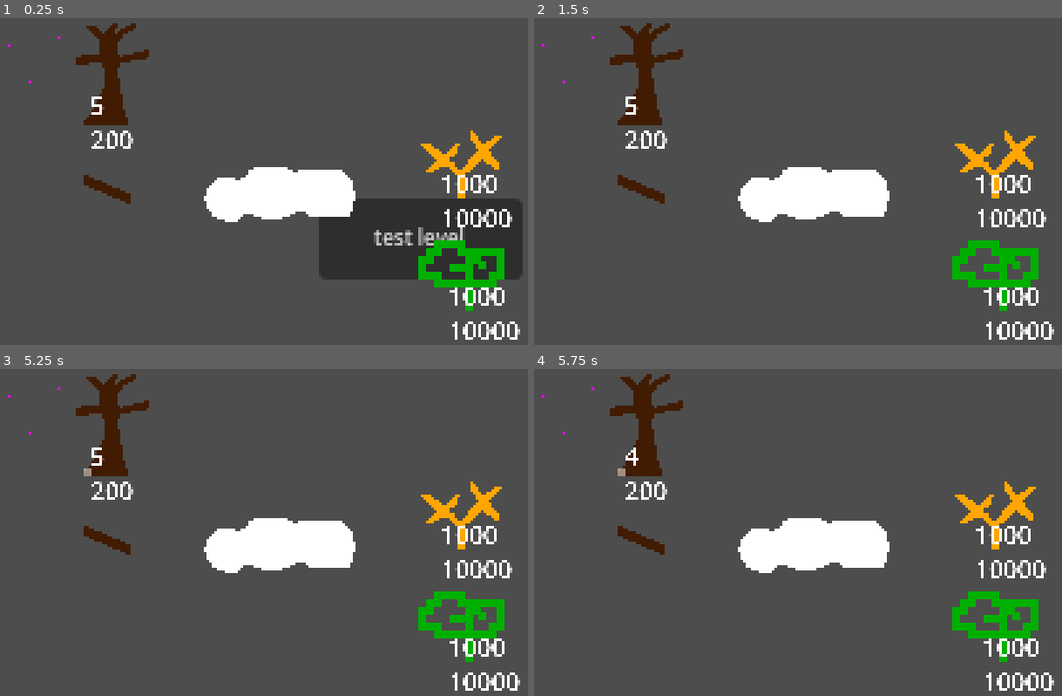
Above: before the commit, frames 1-4 (two rows, left to right).
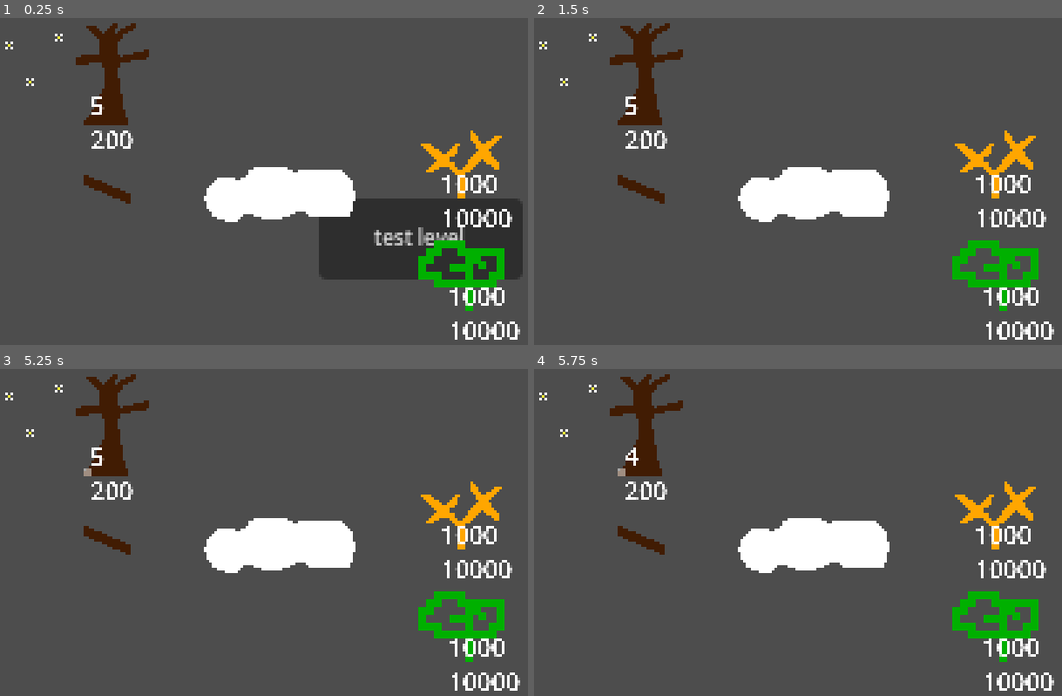
Above: after the commit, the same moments.

Repository: kev9268/ABSlowJam3
Game: Godot game, scene res://scenes/level_hub.tscn
Two runs of this game, one before a commit and one after it. Both use one fixed random seed, a clock stepped at 60 frames per second and the inputs below.
Inputs (mouse positions are in pixels of both pictures, inside the frame that each line leads up to):
- Up to frame 1 (0.25 s): no input
- Up to frame 2 (1.5 s): click "test level" at 0.5 s; tap Enter at 1.25 s; move the mouse to (951, 155) at 1.27 s; press the mouse at (951, 155) at 1.28 s
- Up to frame 3 (5.25 s): tap U (undo) at 1.55, 2.1, 3.05, 3.6, 4.55, 5.1 s; tap R (restart) every 0.75 s from 2 to 5 s; move the mouse to (153, 542) at 2.02 s; release the mouse at (153, 542) at 2.03 s; click (153, 542) at 2.3 s; move the mouse to (337, 447) at 2.77 s; press the mouse at (337, 447) at 2.78 s; move the mouse to (248, 594) at 3.52 s; release the mouse at (248, 594) at 3.53 s; click (248, 594) at 3.8 s; move the mouse to (464, 578) at 4.27 s; press the mouse at (464, 578) at 4.28 s; move the mouse to (89, 470) at 5.02 s; release the mouse at (89, 470) at 5.03 s
- Up to frame 4 (5.75 s): click (623, 470) at 5.3 s

The runs differ from the first frame. In frame 1, less than 0.1% of the frame differs, in the area x 0-12%, y 4-21%; in frame 2, less than 0.1%; in frame 3, less than 0.1%; in frame 4, less than 0.1%.

Commit message:
Flower bloom issue 27 (#29)
* flower asset and bloom

* flower push and undo

Diff:
--- a/scenes/draw_tree.gd
+++ b/scenes/draw_tree.gd
@@ -46,21 +46,30 @@
 
 
 var root_data = {}
+#var items_collected = {}
+var history_collected = {}
 
 # Called when the node enters the scene tree for the first time.
 func _ready() -> void:
 	tree_children = get_children()
-	scan_for_tree_group()
-
-
-func scan_for_tree_group():
+	scan_for_tree_group(true)
+
+
+func scan_for_tree_group(initialize = false):
 	for root_node : Sprite2D in get_node("RootData").get_children():
 		var root_position = local_to_map(root_node.global_position)
-		root_data[root_node.name] = {
-			"tree_group" : flood_select(root_position, true),
-			"tree_color" : get_cell_atlas_coords(root_position),
-			"node" : root_node,
-		}
+
+		if(initialize):
+			root_data[root_node.name] = {
+				"tree_group" : flood_select(root_position, true),
+				"tree_color" : get_cell_atlas_coords(root_position),
+				"node" : root_node,
+				"collection" : {},
+			}
+		else:
+			root_data[root_node.name]["tree_group"] = flood_select(root_position, true)
+			root_data[root_node.name]["tree_color"] = get_cell_atlas_coords(root_position)
+			root_data[root_node.name]["node"] = root_node
 
 
 # Called every frame. 'delta' is the elapsed time since the previous frame.
@@ -73,6 +82,9 @@
 		return
 
 	var mouse_pos = get_local_mouse_position()
+
+	#for root_name in root_data.keys():
+	#	print(root_data[root_name]["collection"])
 
 	if current_root == null:
 		var found_root = find_root_near_mouse(mouse_pos)
@@ -143,7 +155,7 @@
 func end_click():
 
 	branch_flag = false
-	draw_flag= true
+	draw_flag = true
 	#branch_counter-=1
 	if(current_root != null):
 		add_branch_count(current_root, -1)
@@ -176,10 +188,20 @@
 		root_list.append({
 			"root" : root_data[root_node]["node"],
 			"position" : root_data[root_node]["node"].global_position,
-			"branch" : root_data[root_node]["node"].branch_count
+			"branch" : root_data[root_node]["node"].branch_count,
+			"collection" : root_data[root_node]["collection"].duplicate(true)
 		})
+
 	interactions["roots"] = root_list
+
+	#var collected = {}
+	#for item in items_collected:
+	#	collected[item] = item.global_position
+	#interactions["collected"] = collected
+	#items_collected.clear()
+
 	draw_history.append(interactions)
+
 
 
 func undo_pressed():
@@ -188,18 +210,47 @@
 		end_click()
 		if draw_history.size() > 0:
 			#branch_counter += 1
-			print("test")
 			clear()
 			var world_state = draw_history.pop_back()
 
+
+			var position_difference = Vector2(0,0)
 			for root_node in world_state["roots"]:
 				root_node["root"].branch_count = root_node["branch"]
+				position_difference = root_node["position"] - root_node["root"].global_position
 				root_node["root"].global_position = root_node["position"]
 				update_root_display(root_node["root"])
+
+				#undo collectables
+				for item in root_data[root_node["root"].name]["collection"].keys():
+					#check for differences
+					var just_added = false
+					if not item in root_node["collection"].keys():
+						just_added = true
+
+					if item.has_meta("type") and item.get_meta("type") == "flower":
+						if just_added:
+							item.reset_flower()
+							root_data[root_node["root"].name]["collection"].erase(item)
+						else:
+							var old_position = root_node["collection"][item]["position"]
+							item.global_position = Vector2(old_position)
+							root_data[root_node["root"].name]["collection"][item]["position"] = old_position
+
+					#{
+					#	"root" : root_node["root"].name,
+					#	"position" : root_node["collection"][item][""],
+					#	"just_added" : root_node["collection"]
+					#}
+			#print(items_collected)
+			#print(history_collected)
+
 
 			for type in tile_types.keys():
 				for used_position in world_state[type].keys():
 					set_cell(used_position, tile_types[type], world_state[type][used_position])
+			#print(remove_collected)
+
 
 			previous_color = Vector2i(-1,-1)
 			previous_pixels.clear()
@@ -238,8 +289,7 @@
 			var push_position = direction_to_vector[calculate_mouse_direction()]
 			var flood_info = flood_select(collide_position, false, true)
 			if(move_selected_cells(flood_info[1], push_position)):
-				for root in flood_info[0]:
-					root_data[root]["node"].global_position += Vector2(push_position)
+				move_attachments(flood_info[0], push_position)
 				return true
 	return false
 
@@ -255,6 +305,14 @@
 	for cell in list_of_cells:
 		set_cell(cell+offset, 0, tree_color)
 	return true
+
+func move_attachments(roots, offset):
+	for root in roots:
+		root_data[root]["node"].global_position += Vector2(offset)
+		#print(root_data[root]["collection"])
+		for collection in root_data[root]["collection"].keys():
+			collection.global_position += Vector2(offset)
+			root_data[root]["collection"][collection]["position"] += local_to_map(offset)
 
 var octants = [PI/8, (3*PI)/8, (5*PI)/8, (7*PI)/8]
 func calculate_mouse_direction():
@@ -358,3 +416,23 @@
 func set_draw_count(root_name, value):
 	root_data[root_name]["node"].draw_count = value
 	update_root_display(root_data[root_name]["node"])
+
+func collect_flower(position_collected, flower_node, branch_position):
+
+	scan_for_tree_group()
+	var root_name = search_for_root(position_collected)
+	for adj_position in surround_eight:
+		if root_name == null:
+			root_name = search_for_root(position_collected+adj_position)
+	if(root_name == null):
+		if current_root == null:
+			print("function collect_flower: likely a bug")
+			return
+		root_name = current_root
+
+	var flower_data = {
+		"root" : root_name,
+		"position" : position_collected,
+	}
+	#items_collected[flower_node] = flower_data
+	root_data[root_name]["collection"][flower_node] = flower_data
--- a/scenes/flower.gd
+++ b/scenes/flower.gd
@@ -2,14 +2,17 @@
 
 var surround_eight = [Vector2i(-1,-1),Vector2i(-1,0),Vector2i(-1,1),Vector2i(0,-1),Vector2i(0,0),Vector2i(0,1),Vector2i(1,-1),Vector2i(1,0),Vector2i(1,1)]
 var pos = Vector2i(0,0)
-var tree_tileset = null
+var tree_tileset : TileMapLayer = null
 var buds = null
 #.get_node("Layers/Tree")
+var flower_scene : PackedScene = load("res://scenes/flower.tscn")
 
 var tile_types = {
 	"tree":0,
 	"wall":1,
 }
+
+var flower_data = {}
 
 func _ready() -> void:
 	tree_tileset = get_node("../Tree")
@@ -17,16 +20,24 @@
 	print(buds)
 	print(tree_tileset)
 
+	for bud in buds:
+		var flower_node = flower_scene.instantiate()
+		flower_node.global_position = bud
+		flower_data[bud] = flower_node
+		$FlowerData.add_child(flower_node)
+
 # Called every frame. 'delta' is the elapsed time since the previous frame.
 func _process(delta: float) -> void:
 	var i = 0
 	for bud in buds:
-
+		if flower_data[bud].collected: continue
 		for adj_position in surround_eight:
 			var check_cell = tree_tileset.get_cell_source_id(adj_position+bud)
 			if(check_cell != -1 and check_cell == tile_types["tree"]):
-				print("blossom " + str(i))
+				flower_data[bud].collect_flower()
+				tree_tileset.collect_flower(bud, flower_data[bud], check_cell)
+				#print("blossom " + str(i))
 				break
-			else:
-				print("nothing " + str(i))
+			#else:
+				#print("nothing " + str(i))
 		i+=1
--- /dev/null
+++ b/scenes/flower.tscn
@@ -0,0 +1,95 @@
+[gd_scene load_steps=15 format=3 uid="uid://disf0hll1h8fu"]
+
+[ext_resource type="Texture2D" uid="uid://co1qjrah413kw" path="res://art/flower-Sheet.png" id="1_8x8dx"]
+[ext_resource type="Script" uid="uid://2stqheh8ckrk" path="res://scenes/flower_node.gd" id="2_yoh7s"]
+
+[sub_resource type="AtlasTexture" id="AtlasTexture_yoh7s"]
+atlas = ExtResource("1_8x8dx")
+region = Rect2(0, 0, 9, 9)
+
+[sub_resource type="AtlasTexture" id="AtlasTexture_agc10"]
+atlas = ExtResource("1_8x8dx")
+region = Rect2(9, 0, 9, 9)
+
+[sub_resource type="AtlasTexture" id="AtlasTexture_rqhtc"]
+atlas = ExtResource("1_8x8dx")
+region = Rect2(18, 0, 9, 9)
+
+[sub_resource type="AtlasTexture" id="AtlasTexture_ym8cu"]
+atlas = ExtResource("1_8x8dx")
+region = Rect2(27, 0, 9, 9)
+
+[sub_resource type="AtlasTexture" id="AtlasTexture_1ahwj"]
+atlas = ExtResource("1_8x8dx")
+region = Rect2(36, 0, 9, 9)
+
+[sub_resource type="AtlasTexture" id="AtlasTexture_bv3ss"]
+atlas = ExtResource("1_8x8dx")
+region = Rect2(45, 0, 9, 9)
+
+[sub_resource type="AtlasTexture" id="AtlasTexture_vlpni"]
+atlas = ExtResource("1_8x8dx")
+region = Rect2(54, 0, 9, 9)
+
+[sub_resource type="AtlasTexture" id="AtlasTexture_17csd"]
+atlas = ExtResource("1_8x8dx")
+region = Rect2(63, 0, 9, 9)
+
+[sub_resource type="AtlasTexture" id="AtlasTexture_tucwa"]
+atlas = ExtResource("1_8x8dx")
+region = Rect2(72, 0, 9, 9)
+
+[sub_resource type="AtlasTexture" id="AtlasTexture_jm4k8"]
+atlas = ExtResource("1_8x8dx")
+region = Rect2(81, 0, 9, 9)
+
+[sub_resource type="AtlasTexture" id="AtlasTexture_34oqi"]
+atlas = ExtResource("1_8x8dx")
+region = Rect2(90, 0, 9, 9)
+
+[sub_resource type="SpriteFrames" id="SpriteFrames_6s0i7"]
+animations = [{
+"frames": [{
+"duration": 1.0,
+"texture": SubResource("AtlasTexture_yoh7s")
+}, {
+"duration": 1.0,
+"texture": SubResource("AtlasTexture_agc10")
+}, {
+"duration": 1.0,
+"texture": SubResource("AtlasTexture_rqhtc")
+}, {
+"duration": 1.0,
+"texture": SubResource("AtlasTexture_ym8cu")
+}, {
+"duration": 1.0,
+"texture": SubResource("AtlasTexture_1ahwj")
+}, {
+"duration": 1.0,
+"texture": SubResource("AtlasTexture_bv3ss")
+}, {
+"duration": 1.0,
+"texture": SubResource("AtlasTexture_vlpni")
+}, {
+"duration": 1.0,
+"texture": SubResource("AtlasTexture_17csd")
+}, {
+"duration": 1.0,
+"texture": SubResource("AtlasTexture_tucwa")
+}, {
+"duration": 1.0,
+"texture": SubResource("AtlasTexture_jm4k8")
+}, {
+"duration": 1.0,
+"texture": SubResource("AtlasTexture_34oqi")
+}],
+"loop": false,
+"name": &"default",
+"speed": 10.0
+}]
+
+[node name="Flower" type="AnimatedSprite2D"]
+sprite_frames = SubResource("SpriteFrames_6s0i7")
+offset = Vector2(0.5, 0.5)
+script = ExtResource("2_yoh7s")
+metadata/type = "flower"
--- /dev/null
+++ b/scenes/flower_node.gd
@@ -0,0 +1,20 @@
+extends AnimatedSprite2D
+
+@export var color = "white"
+var collected = false
+var original_position
+
+# Called when the node enters the scene tree for the first time.
+func _ready() -> void:
+	original_position = global_position
+
+
+func collect_flower():
+	collected = true
+	play("default")
+
+func reset_flower():
+	stop()
+	collected = false
+	frame = 0
+	global_position = original_position
--- a/scenes/test_level.tscn
+++ b/scenes/test_level.tscn
@@ -8,15 +8,6 @@
 [ext_resource type="Script" uid="uid://wids4vrb683j" path="res://scenes/draw_tree.gd" id="2_paw1w"]
 [ext_resource type="PackedScene" uid="uid://cd41i8olb8biw" path="res://scenes/root.tscn" id="5_88ety"]
 [ext_resource type="Texture2D" uid="uid://wgp6bofgdoed" path="res://art/cursor.png" id="5_qcd3b"]
-
-[sub_resource type="TileSetAtlasSource" id="TileSetAtlasSource_7gix3"]
-texture = ExtResource("2_ahbqi")
-texture_region_size = Vector2i(1, 1)
-0:0/0 = 0
-
-[sub_resource type="TileSet" id="TileSet_ahbqi"]
-tile_size = Vector2i(1, 1)
-sources/1 = SubResource("TileSetAtlasSource_7gix3")
 
 [sub_resource type="TileMapPattern" id="TileMapPattern_paw1w"]
 tile_data = PackedInt32Array(0, 65536, 0, 65536, 65536, 0, 131072, 65536, 0, 1, 65536, 0, 65537, 65536, 0, 131073, 65536, 0, 2, 65536, 0, 65538, 65536, 0, 131074, 65536, 0)
@@ -40,17 +31,19 @@
 sources/1 = SubResource("TileSetAtlasSource_x4b8f")
 pattern_0 = SubResource("TileMapPattern_paw1w")
 
+[sub_resource type="TileSetAtlasSource" id="TileSetAtlasSource_7gix3"]
+texture = ExtResource("2_ahbqi")
+texture_region_size = Vector2i(1, 1)
+0:0/0 = 0
+
+[sub_resource type="TileSet" id="TileSet_ahbqi"]
+tile_size = Vector2i(1, 1)
+sources/1 = SubResource("TileSetAtlasSource_7gix3")
+
 [node name="TestLevel" type="Node2D"]
 script = ExtResource("1_tmr53")
 
 [node name="Layers" type="Node2D" parent="."]
-
-[node name="Flower" type="TileMapLayer" parent="Layers"]
-top_level = true
-visibility_layer = 3
-tile_map_data = PackedByteArray("AAARABIAAQAAAAAAAAAZACAAAQAAAAAAAAAkAA8AAQAAAAAAAAA=")
-tile_set = SubResource("TileSet_ahbqi")
-script = ExtResource("2_88ety")
 
 [node name="Tree" type="TileMapLayer" parent="Layers"]
 tile_map_data = PackedByteArray("AAAuAC8AAAAAAAAAAAAuADAAAAAAAAAAAAAvAC4AAAAAAAAAAAAwAC0AAAAAAAAAAAAxACwAAAAAAAAAAAAxAC …(32000 unchanged characters)…
@@ -70,6 +63,14 @@
 [node name="Root3" parent="Layers/Tree/RootData" instance=ExtResource("5_88ety")]
 position = Vector2(193, 118)
 
+[node name="Flower" type="TileMapLayer" parent="Layers"]
+visibility_layer = 3
+tile_map_data = PackedByteArray("AAARABIAAQAAAAAAAAAZACAAAQAAAAAAAAAkAA8AAQAAAAAAAAA=")
+tile_set = SubResource("TileSet_ahbqi")
+script = ExtResource("2_88ety")
+
+[node name="FlowerData" type="Node2D" parent="Layers/Flower"]
+
 [node name="Cursor" type="Sprite2D" parent="."]
 modulate = Color(1, 1, 1, 0.247059)
 texture = ExtResource("5_qcd3b")
Binary file added: art/flower-Sheet.png
Not shown, added: art/flower-Sheet.png.import
Binary file added: art/flower.aseprite
Not shown, added: scenes/flower_node.gd.uid
